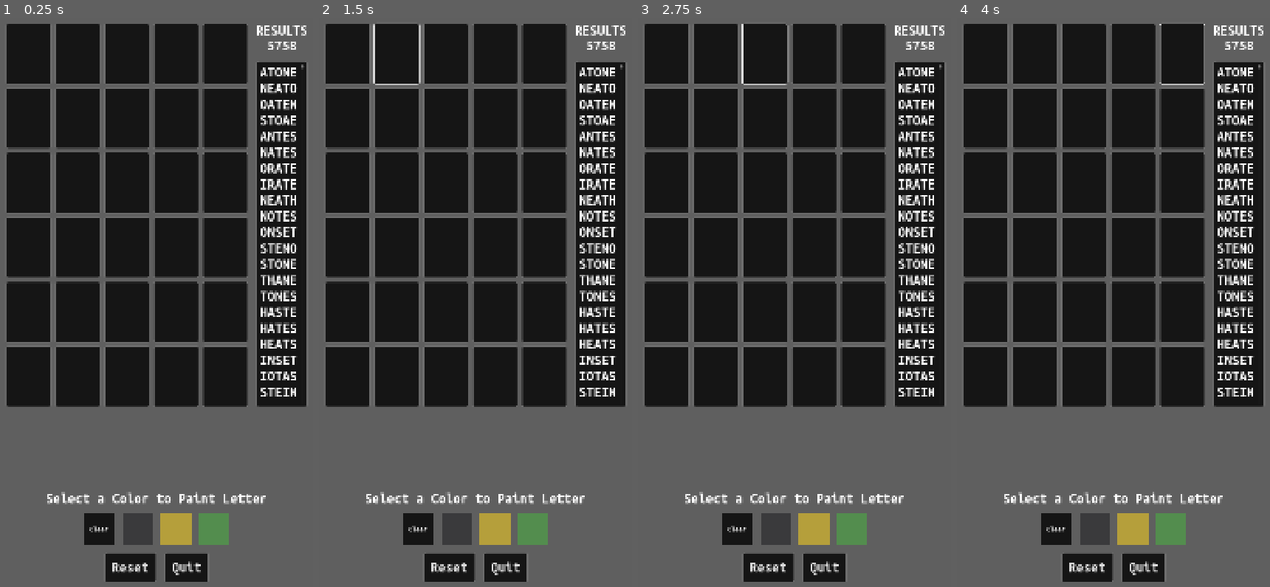
Above: before the commit, frames 1-4 (left to right).
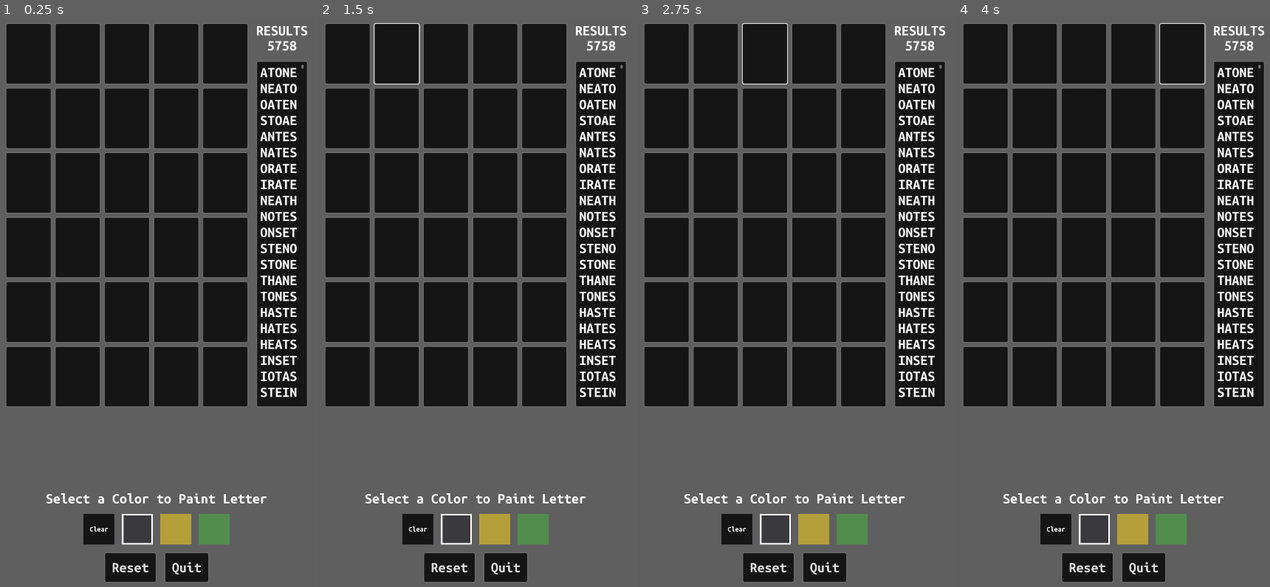
Above: after the commit, the same moments.

Repository: ryaghain/WordleHelper
Game: Godot game, scene res://Main.tscn
Two runs of this game, one before a commit and one after it. Both use one fixed random seed, a clock stepped at 60 frames per second and the inputs below.
Inputs (mouse positions are in pixels of both pictures, inside the frame that each line leads up to):
- Up to frame 1 (0.25 s): no input
- Up to frame 2 (1.5 s): click (347, 52) at 0.5 s; click (397, 52) at 1.25 s
- Up to frame 3 (2.75 s): click (766, 52) at 2 s
- Up to frame 4 (4 s): click (1132, 52) at 2.75 s; click (1182, 52) at 3.5 s

The runs differ from the first frame. In frame 1, 6.0% of the frame differs, in the area x 2-99%, y 1-100%; in frame 2, 6.1%; in frame 3, 6.1%, in the area x 2-99%, y 0-100%; in frame 4, 6.1%.

Commit message:
fixed word filter logic, reset issues, and letter filtering

Diff:
--- a/Main.gd
+++ b/Main.gd
@@ -1,11 +1,11 @@
 class_name Main extends Control
 
 enum STATE {
-	DEFAULT,
 	PAINTING_BLACK,
 	PAINTING_GREY,
 	PAINTING_YELLOW,
-	PAINTING_GREEN
+	PAINTING_GREEN,
+	NULL
 }
 
 enum LETTER_COLORS {
@@ -22,10 +22,39 @@
 
 const BUTTON_LETTER_DEFAULT_TEXT: String = " "
 
+const VALID_KEYCODES: Array[Key] = [
+	KEY_A,
+	KEY_B,
+	KEY_C,
+	KEY_D,
+	KEY_E,
+	KEY_F,
+	KEY_G,
+	KEY_H,
+	KEY_I,
+	KEY_J,
+	KEY_K,
+	KEY_L,
+	KEY_M,
+	KEY_N,
+	KEY_O,
+	KEY_P,
+	KEY_Q,
+	KEY_R,
+	KEY_S,
+	KEY_T,
+	KEY_U,
+	KEY_V,
+	KEY_W,
+	KEY_X,
+	KEY_Y,
+	KEY_Z,
+]
+
 const WORD_LIST = preload("res://Assets/WordList.json")
 
-const GRID_WIDTH: Array[int] = [0, 1, 2, 3, 4]
-const GRID_HEIGHT: Array[int] = [0, 1, 2, 3, 4, 5]
+const GRID_WIDTH_ARRAY: Array[int] = [0, 1, 2, 3, 4]
+const GRID_HEIGHT_ARRAY: Array[int] = [0, 1, 2, 3, 4, 5]
 
 const LETTER_FREQUENCY: Dictionary[String, int] = {
 	"e": 26,
@@ -150,9 +179,8 @@
 	}
 }
 
-var current_state: STATE = STATE.DEFAULT
-
-## Column-major.
+var current_state: STATE = STATE.NULL
+
 var current_letter_colors: Dictionary[int, Dictionary] = {
 	0: {
 		0: LETTER_COLORS.EMPTY,
@@ -233,12 +261,33 @@
 
 var current_word_list: String = ""
 
+var word_count: int = 0
+
+var letters_is: Dictionary[int, String] = {
+	0: "",
+	1: "",
+	2: "",
+	3: "",
+	4: ""
+}
+var letters_is_not: Dictionary[int, String] = {
+	0: "",
+	1: "",
+	2: "",
+	3: "",
+	4: ""
+}
+var word_contains: Array[String] = []
+var word_does_not_contain: Array[String] = []
+
 func _ready() -> void:
 	var has_feature: bool = DisplayServer.has_feature(DisplayServer.FEATURE_VIRTUAL_KEYBOARD)
 	print("has virtual keyboard: %s" % has_feature)
 	if has_feature:
 		button_show_keyboard.visible = true
 
+	texture_button_grey.button_pressed = true
+
 	style_box_default = button_letter_0_0.get_theme_stylebox(&"normal")
 
 	style_box_grey = style_box_default.duplicate(true)
@@ -250,8 +299,8 @@
 	style_box_green = style_box_default.duplicate(true)
 	style_box_green.bg_color = LETTER_COLOR_GREEN
 
-	for letter_column in GRID_WIDTH:
-		for word_row in GRID_HEIGHT:
+	for letter_column in GRID_WIDTH_ARRAY:
+		for word_row in GRID_HEIGHT_ARRAY:
 			var button: Button = button_dict[letter_column][word_row]
 			button.add_theme_stylebox_override(&"normal", button.get_theme_stylebox(&"normal").duplicate())
 
@@ -262,32 +311,31 @@
 		if event.keycode == KEY_BACKSPACE:
 			current_button_index = maxi(0, current_button_index - 1)
 			button_array[current_button_index].text = BUTTON_LETTER_DEFAULT_TEXT
-		else:
+		elif VALID_KEYCODES.has(event.keycode):
 			button_array[current_button_index].text = OS.get_keycode_string(event.keycode)
 			current_button_index = mini(current_button_index + 1, 29)
 
 func _on_button_letter_pressed(location: Vector2i) -> void:
 	var button: Button = button_dict[location.x][location.y]
-	if current_state != STATE.DEFAULT:
-		button.release_focus()
-		if button.text != BUTTON_LETTER_DEFAULT_TEXT:
-			update_letter_color(location.x, location.y, button)
+	button.release_focus()
+	if button.text != BUTTON_LETTER_DEFAULT_TEXT:
+		update_letter_color(location.x, location.y, button)
 
 func _on_button_quit_pressed() -> void:
 	get_tree().quit()
 
 func _on_button_reset_pressed() -> void:
-	current_state = STATE.PAINTING_BLACK
-	for x: int in GRID_WIDTH:
-		for y: int in GRID_HEIGHT:
+	current_button_index = 0
+
+	texture_button_black.button_pressed = true
+	for x: int in GRID_WIDTH_ARRAY:
+		for y: int in GRID_HEIGHT_ARRAY:
 			var button: Button = button_dict[x][y]
 			button.text = BUTTON_LETTER_DEFAULT_TEXT
 			update_letter_color(x, y, button, false)
-	current_state = STATE.DEFAULT
-	texture_button_black.button_pressed = false
-	texture_button_grey.button_pressed = false
-	texture_button_yellow.button_pressed = false
-	texture_button_green.button_pressed = false
+
+	texture_button_grey.button_pressed = true
+
 	update_word_list()
 
 func _on_button_show_keyboard_pressed() -> void:
@@ -297,119 +345,131 @@
 	if toggled_on:
 		match current_state:
 			STATE.PAINTING_GREY:
-				texture_button_grey.button_pressed = false
+				texture_button_grey.set_pressed_no_signal(false)
+				texture_button_grey.disabled = false
 			STATE.PAINTING_YELLOW:
-				texture_button_yellow.button_pressed = false
+				texture_button_yellow.set_pressed_no_signal(false)
+				texture_button_yellow.disabled = false
 			STATE.PAINTING_GREEN:
-				texture_button_green.button_pressed = false
+				texture_button_green.set_pressed_no_signal(false)
+				texture_button_green.disabled = false
+
 		current_state = STATE.PAINTING_BLACK
-	else:
-		current_state = STATE.DEFAULT
+
+		texture_button_black.disabled = true
 
 func _on_texture_button_grey_toggled(toggled_on: bool) -> void:
 	if toggled_on:
 		match current_state:
 			STATE.PAINTING_BLACK:
-				texture_button_black.button_pressed = false
+				texture_button_black.set_pressed_no_signal(false)
+				texture_button_black.disabled = false
 			STATE.PAINTING_YELLOW:
-				texture_button_yellow.button_pressed = false
+				texture_button_yellow.set_pressed_no_signal(false)
+				texture_button_yellow.disabled = false
 			STATE.PAINTING_GREEN:
-				texture_button_green.button_pressed = false
+				texture_button_green.set_pressed_no_signal(false)
+				texture_button_green.disabled = false
+
 		current_state = STATE.PAINTING_GREY
-	else:
-		current_state = STATE.DEFAULT
+
+		texture_button_grey.disabled = true
 
 func _on_texture_button_yellow_toggled(toggled_on: bool) -> void:
 	if toggled_on:
 		match current_state:
 			STATE.PAINTING_BLACK:
-				texture_button_black.button_pressed = false
+				texture_button_black.set_pressed_no_signal(false)
+				texture_button_black.disabled = false
 			STATE.PAINTING_GREY:
-				texture_button_grey.button_pressed = false
+				texture_button_grey.set_pressed_no_signal(false)
+				texture_button_grey.disabled = false
 			STATE.PAINTING_GREEN:
-				texture_button_green.button_pressed = false
+				texture_button_green.set_pressed_no_signal(false)
+				texture_button_green.disabled = false
+
 		current_state = STATE.PAINTING_YELLOW
-	else:
-		current_state = STATE.DEFAULT
+
+		texture_button_yellow.disabled = true
 
 func _on_texture_button_green_toggled(toggled_on: bool) -> void:
 	if toggled_on:
 		match current_state:
 			STATE.PAINTING_BLACK:
-				texture_button_black.button_pressed = false
+				texture_button_black.set_pressed_no_signal(false)
+				texture_button_black.disabled = false
 			STATE.PAINTING_GREY:
-				texture_button_grey.button_pressed = false
+				texture_button_grey.set_pressed_no_signal(false)
+				texture_button_grey.disabled = false
 			STATE.PAINTING_YELLOW:
-				texture_button_yellow.button_pressed = false
+				texture_button_yellow.set_pressed_no_signal(false)
+				texture_button_yellow.disabled = false
+
 		current_state = STATE.PAINTING_GREEN
-	else:
-		current_state = STATE.DEFAULT
+
+		texture_button_green.disabled = true
 
 func sort_descending(a: int, b: int) -> bool: return a > b
 
 func update_word_list() -> void:
-	var word_count: int = 0
-
-	var letters_is: Dictionary[int, Dictionary] = {
-		0: {},
-		1: {},
-		2: {},
-		3: {},
-		4: {}
+	current_word_list = ""
+
+	word_count = 0
+
+	letters_is = {
+		0: "",
+		1: "",
+		2: "",
+		3: "",
+		4: ""
 	}
-	var letters_is_not: Dictionary[int, Dictionary] = {
-		0: {},
-		1: {},
-		2: {},
-		3: {},
-		4: {}
+
+	letters_is_not = {
+		0: "",
+		1: "",
+		2: "",
+		3: "",
+		4: ""
 	}
-	var word_contains: Array[String] = []
-	var word_does_not_contain: Array[String] = []
-
-	for x: int in current_letter_colors.keys():
-		for y: int in GRID_HEIGHT:
+
+	word_contains = []
+	word_does_not_contain = []
+
+	for x: int in GRID_WIDTH_ARRAY:
+		for y: int in GRID_HEIGHT_ARRAY:
 			var letter: String = button_dict[x][y].text
-			if not letter.is_empty():
+			if letter != BUTTON_LETTER_DEFAULT_TEXT:
 				letter = letter.to_lower()
 				match current_letter_colors[x][y]:
 					LETTER_COLORS.GREY:
 						if not word_does_not_contain.has(letter):
 							word_does_not_contain.append(letter)
 					LETTER_COLORS.YELLOW:
-						letters_is_not[x][letter] = y
+						letters_is_not[x] += letter
 						if not word_contains.has(letter):
 							word_contains.append(letter)
 					LETTER_COLORS.GREEN:
-						letters_is[x][letter] = y
-
-	current_word_list = ""
+						letters_is[x] = letter
 
 	var ranked_word_strings: Dictionary[int, String] = {}
 
 	for word: String in WORD_LIST.data:
 		var is_word_valid: bool = true
 
-		for letter_position: int in GRID_WIDTH:
+		for x: int in GRID_WIDTH_ARRAY:
 			# If this position has a green letter, skip the word if the current word's letter in that position does not match.
-			if not letters_is[letter_position].is_empty() and word[letter_position] != letters_is[letter_position].keys()[0]:
+			if not letters_is[x].is_empty() and word[x] != letters_is[x]:
 				is_word_valid = false
 				break
 
 			# If this position has a yellow letter, skip the word if the current word's letter in that position matches.
-			if not letters_is_not[letter_position].is_empty():
-				for letter: String in letters_is_not[letter_position].keys():
-					if word[letter_position] == letter:
-						is_word_valid = false
-						break
+			if not letters_is_not[x].is_empty() and letters_is_not[x].contains(word[x]):
+				is_word_valid = false
+				break
 
 			if not word_contains.is_empty():
 				for letter: String in word_contains:
-					var modified_word: String = word
-					# Check if the green letter is in the same row as the yellow letter, and if so removes that letter from that position in the word.
-					if letters_is[letter_position].has(letter) and letters_is[letter_position][letter] == letters_is_not[letter_position][letter]:
-						modified_word.erase(letter_position)
-					if not modified_word.contains(letter):
+					if not word.contains(letter):
 						is_word_valid = false
 						break
 
@@ -440,9 +500,9 @@
 	for key: int in ranked_word_scores:
 		current_word_list += ranked_word_strings[key]
 
-	update_displayed_word_list(word_count)
-
-func update_displayed_word_list(word_count: int) -> void:
+	update_displayed_word_list()
+
+func update_displayed_word_list() -> void:
 	label_word_list.text = current_word_list.strip_edges()
 	label_word_count.text = str(word_count)
 
--- a/Main.tscn
+++ b/Main.tscn
@@ -373,6 +373,8 @@
 toggle_mode = true
 texture_normal = ExtResource("4_20pc6")
 texture_pressed = ExtResource("5_5vvyt")
+texture_hover = ExtResource("5_5vvyt")
+texture_disabled = ExtResource("5_5vvyt")
 
 [node name="Label" type="Label" parent="MarginContainer/VBoxContainer/VBoxContainerPainting/HBoxContainer/TextureButtonBlack"]
 layout_mode = 1
@@ -399,6 +401,8 @@
 toggle_mode = true
 texture_normal = ExtResource("4_03owx")
 texture_pressed = ExtResource("5_03owx")
+texture_hover = ExtResource("5_03owx")
+texture_disabled = ExtResource("5_03owx")
 
 [node name="TextureButtonYellow" type="TextureButton" parent="MarginContainer/VBoxContainer/VBoxContainerPainting/HBoxContainer"]
 layout_mode = 2
@@ -407,6 +411,8 @@
 toggle_mode = true
 texture_normal = ExtResource("5_wkp8b")
 texture_pressed = ExtResource("7_wkp8b")
+texture_hover = ExtResource("7_wkp8b")
+texture_disabled = ExtResource("7_wkp8b")
 
 [node name="TextureButtonGreen" type="TextureButton" parent="MarginContainer/VBoxContainer/VBoxContainerPainting/HBoxContainer"]
 layout_mode = 2
@@ -415,6 +421,8 @@
 toggle_mode = true
 texture_normal = ExtResource("6_20pc6")
 texture_pressed = ExtResource("9_20pc6")
+texture_hover = ExtResource("9_20pc6")
+texture_disabled = ExtResource("9_20pc6")
 
 [node name="HBoxContainerControls" type="HBoxContainer" parent="MarginContainer/VBoxContainer"]
 layout_mode = 2
--- a/project.godot
+++ b/project.godot
@@ -23,8 +23,10 @@
 window/size/viewport_width=1080
 window/size/viewport_height=1920
 window/size/always_on_top=true
-window/stretch/mode="canvas_items"
-window/stretch/aspect="expand"
+window/stretch/mode="viewport"
+window/handheld/orientation=1
+window/ios/hide_status_bar=false
+window/ios/suppress_ui_gesture=false
 
 [gui]
 
